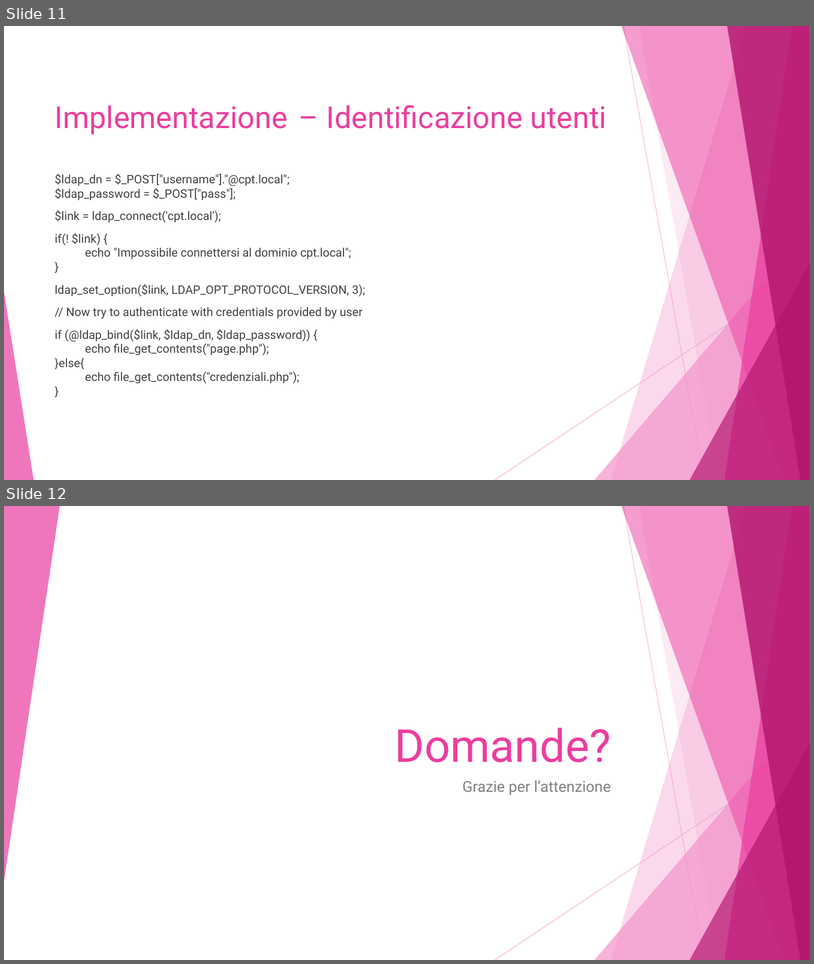
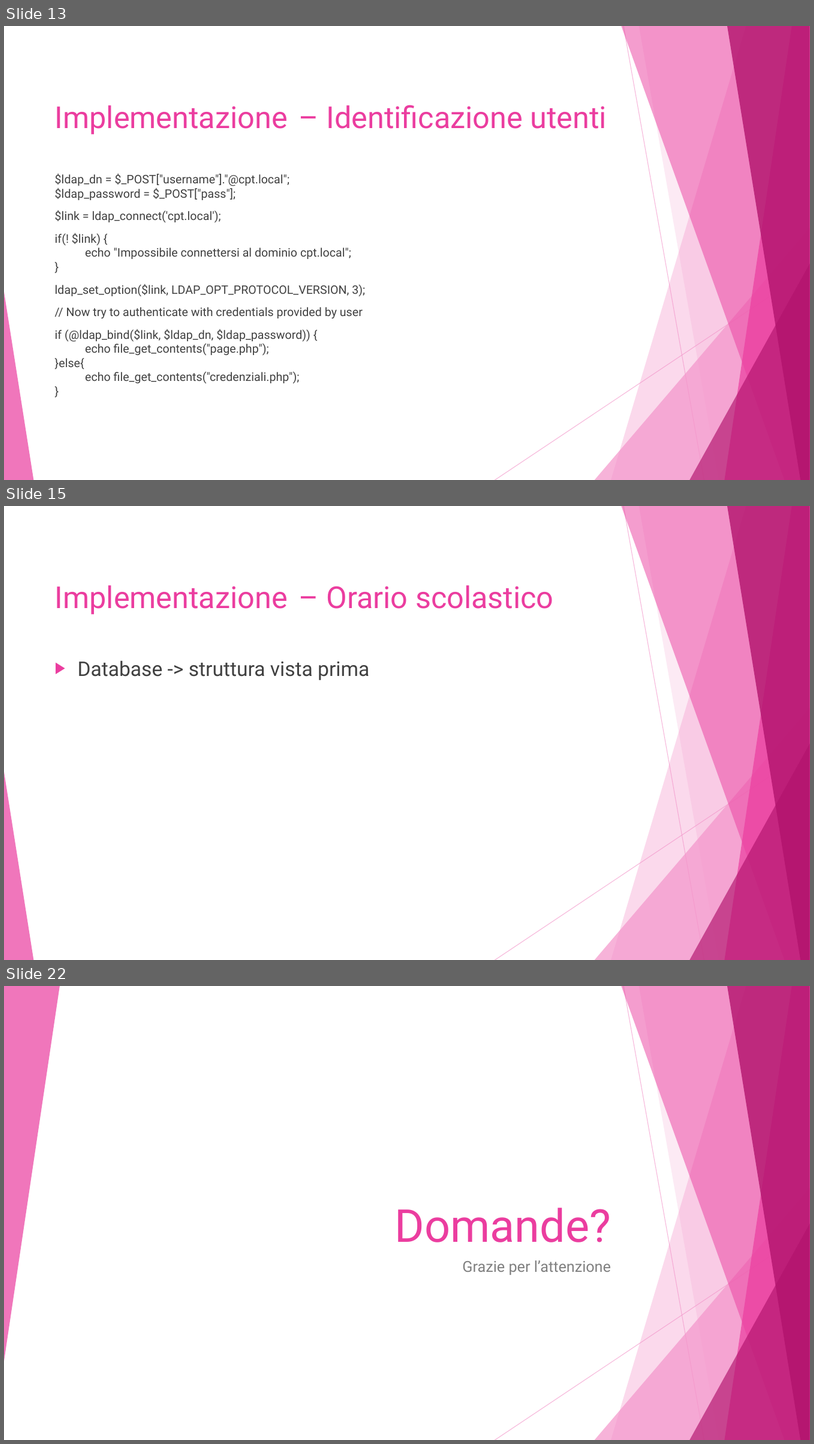
Before and after one commit to alessiax8/Info-Kiosk, a slide deck: Documenti/presentazione_info_kiosk.pptx. Shown one above the other, each under a label of ours: slides 11 and 12 before the commit, slides 13, 15 and 22 after it; the slides between them are not shown. The pictures are 814x964 and 814x1444 pixels, drawn with LibreOffice and Linux fonts; fonts in the diff are those of the drawing. Boxes give left, top, right and bottom in pixels: in the first picture for what was removed or moved away, otherwise in the second. Text is boxed around its words. In the diff, an @@ line names an element or a change of style, - is before the commit and + after.

```diff
--- a/Documenti/presentazione_info_kiosk.pptx
+++ b/Documenti/presentazione_info_kiosk.pptx
@@ slide 15 added at [4, 506, 810, 960], background #FFFFFF; not listed: 10 template elements that a slide beside it also shows @@
@@ title added at [55, 585, 554, 615], 36 pt, text #EB3D9F @@
+Implementazione – Orario scolastico
@@ text added at [78, 661, 369, 680], 24 pt, text #404040 @@
+▶ Database -> struttura vista prima
@@ what was slide 11 is now slide 13 @@
@@ what was slide 12 is now slide 22 @@
```
Also in this commit, not shown: 2 slides changed, 10 other slides added, 1 slide removed.
